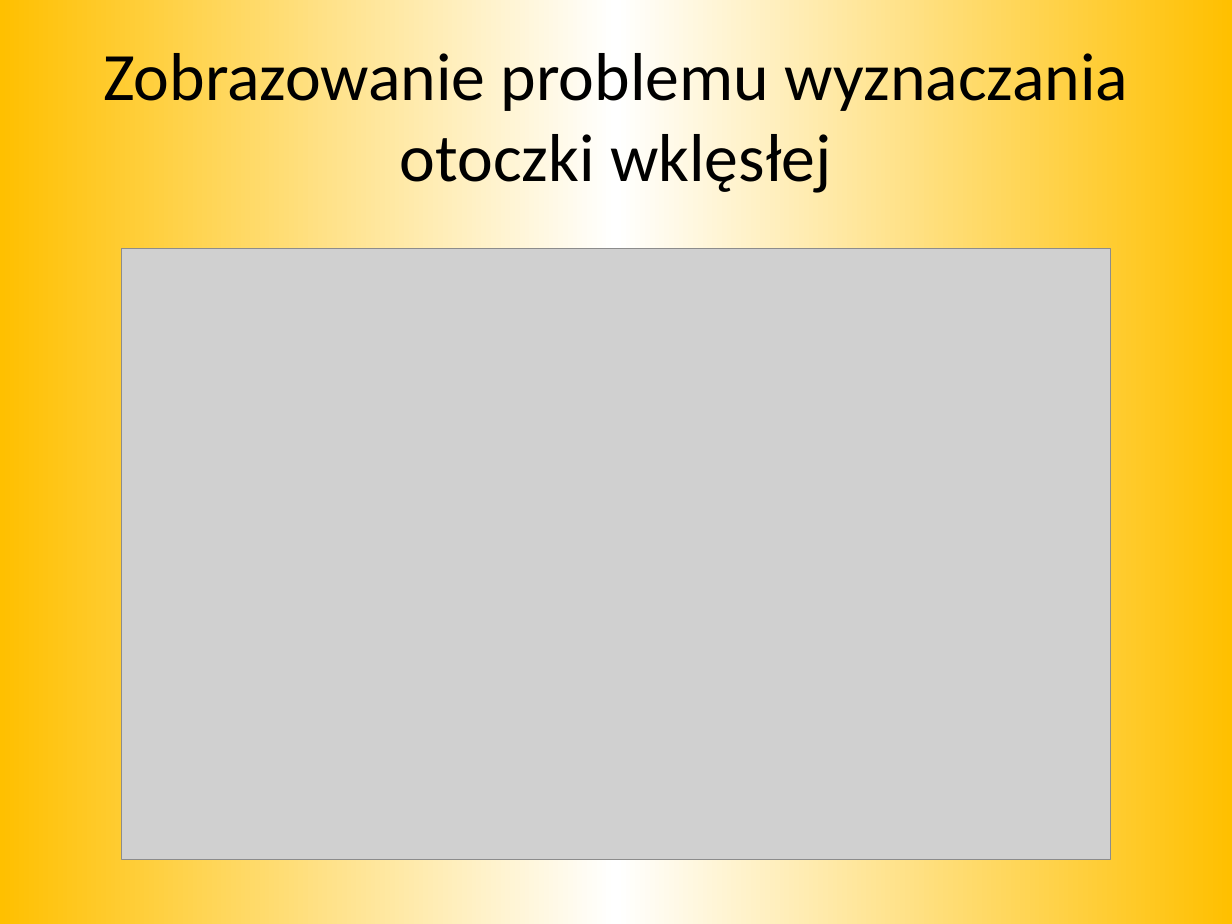
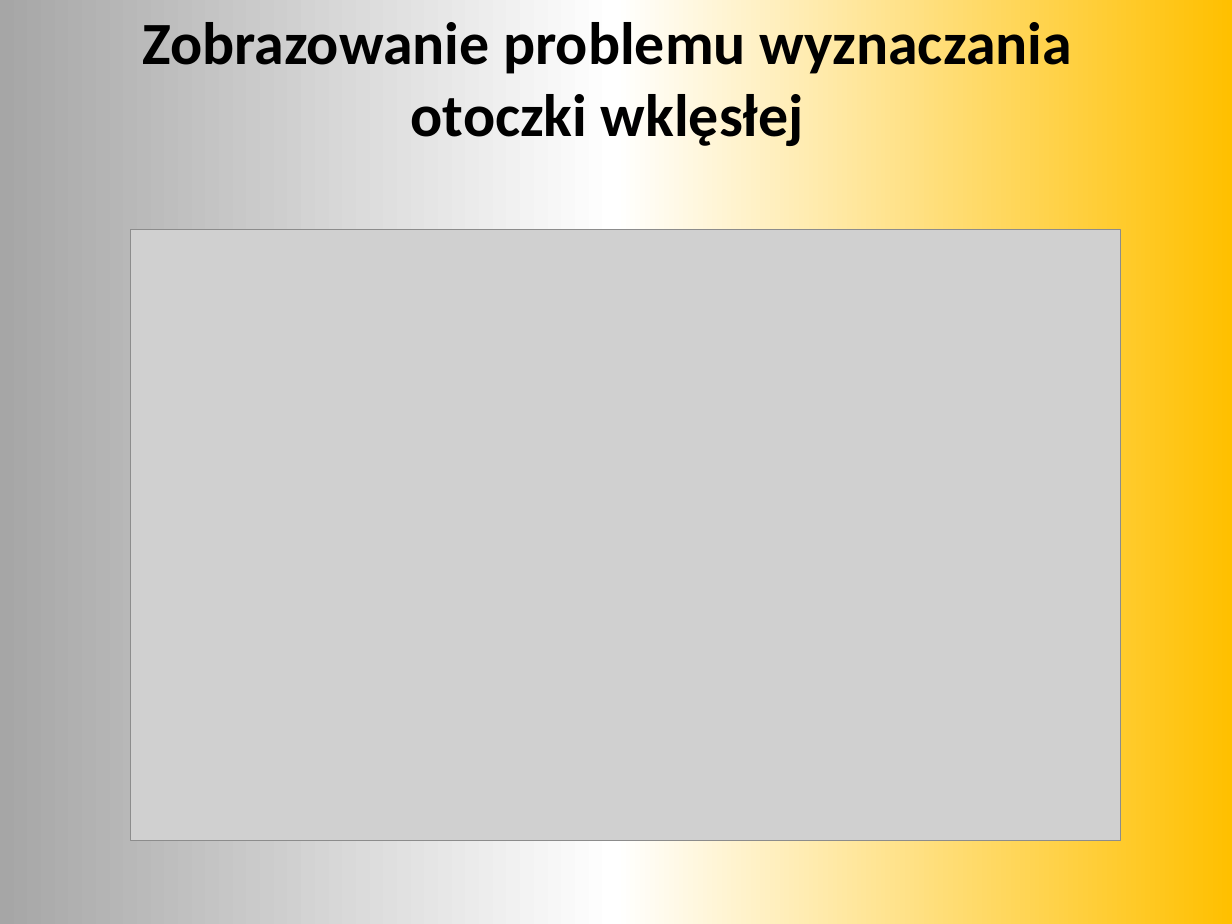
Before and after one commit to mkapiczy/DronVision, a slide deck: slide 14 of Dokumenty/Obrona/Prezentacja.pptx (slide 17 before the commit). Drawn at 1232x924 pixels with LibreOffice and Linux fonts; fonts in the diff are those of the drawing; grey boxes stand for pictures. Boxes give left, top, right and bottom in pixels: in the first picture for what was removed or moved away, otherwise in the second. Text is boxed around its words. In the diff, an @@ line names an element or a change of style, - is before the commit and + after.

```diff
--- a/Dokumenty/Obrona/Prezentacja.pptx
+++ b/Dokumenty/Obrona/Prezentacja.pptx
@@ background gradient #FFC000 to #FFFFFF to gradient #A6A6A6 to #FFFFFF to #FFC000 @@
@@ title "Zobrazowanie problemu wyznaczania otoczki wklęsłej": place and size @@
-title "Zobrazowanie problemu wyznaczania otoczki wklęsłej" at (103,44,1128,198)
+title "Zobrazowanie problemu wyznaczania otoczki wklęsłej" at (142,15,1072,151)
@@ title "Zobrazowanie problemu wyznaczania otoczki wklęsłej" at (142,15,1072,151): size 39.6 to 35 pt, bold on @@
@@ picture: place and size @@
-picture at (121,249,1110,860)
+picture at (131,229,1120,840)
```
Also in this commit, not shown: 16 other slides changed, 10 slides added, 11 slides removed, 4 other files.
